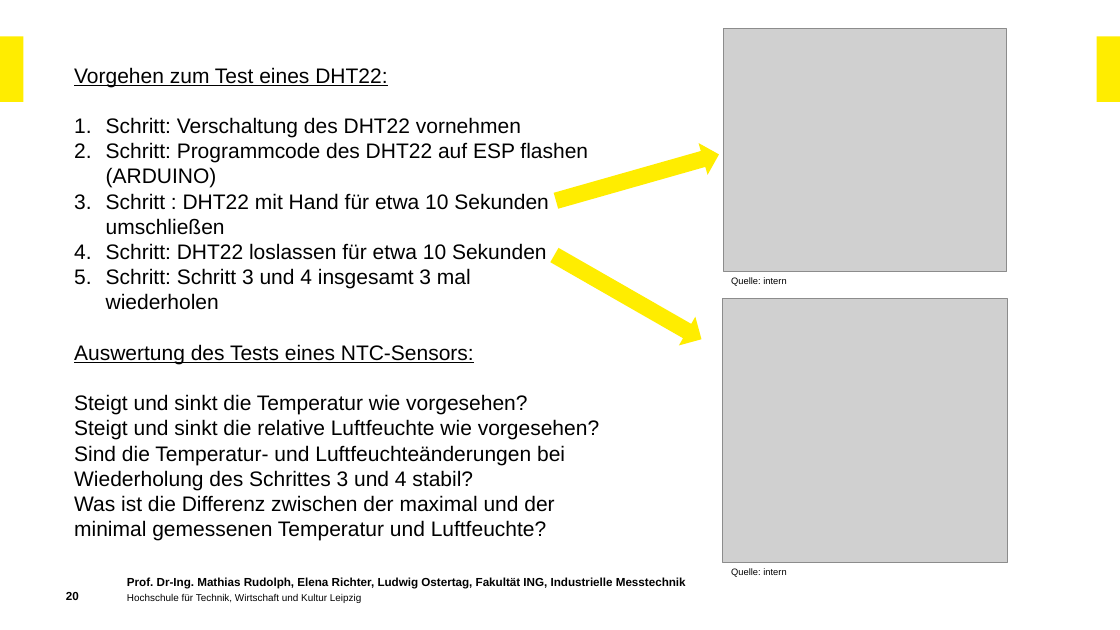
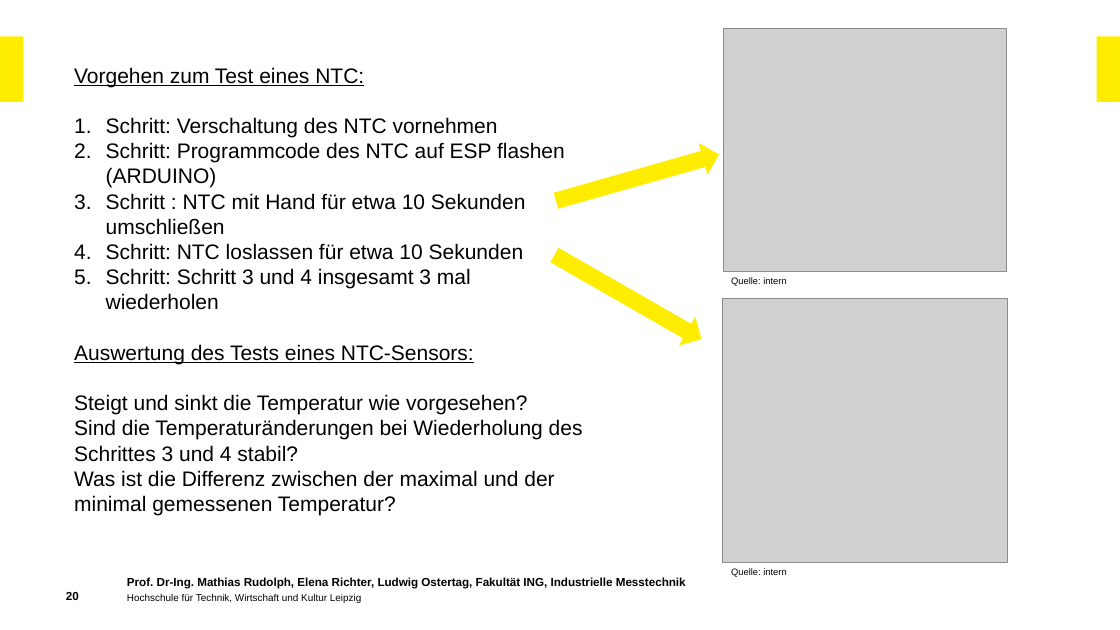
Before and after one commit to ElenaRichter99/RenewableSkills_Online-Materialien_Agri-PV_Sensorik, a slide deck: slide 20 of 2_Sensorik/2.2_Temperatursensoren/2.2_Temperatursensoren.pptx. Drawn at 1120x630 pixels with LibreOffice and Linux fonts; fonts in the diff are those of the drawing; grey boxes stand for pictures; background and template pictures are left out. Boxes give left, top, right and bottom in pixels: in the first picture for what was removed or moved away, otherwise in the second. Text is boxed around its words. In the diff, an @@ line names an element or a change of style, - is before the commit and + after.

```diff
--- a/2_Sensorik/2.2_Temperatursensoren/2.2_Temperatursensoren.pptx
+++ b/2_Sensorik/2.2_Temperatursensoren/2.2_Temperatursensoren.pptx
@@ text at <box>74,67,565,260</box>: text changed @@
-Vorgehen zum Test eines DHT22:
-1. Schritt: Verschaltung des DHT22 vornehmen
-2. Schritt: Programmcode des DHT22 auf ESP flashen (ARDUINO)
-3. Schritt : DHT22 mit Hand für etwa 10 Sekunden umschließen
-4. Schritt: DHT22 loslassen für etwa 10 Sekunden
+Vorgehen zum Test eines NTC:
+1. Schritt: Verschaltung des NTC vornehmen
+2. Schritt: Programmcode des NTC auf ESP flashen (ARDUINO)
+3. Schritt : NTC mit Hand für etwa 10 Sekunden umschließen
+4. Schritt: NTC loslassen für etwa 10 Sekunden
@@ text at <box>74,419,583,516</box>: text changed @@
-Steigt und sinkt die relative Luftfeuchte wie vorgesehen?
-Sind die Temperatur- und Luftfeuchteänderungen bei Wiederholung des Schrittes 3 und 4 stabil?
-Was ist die Differenz zwischen der maximal und der minimal gemessenen Temperatur und Luftfeuchte?
+Sind die Temperaturänderungen bei Wiederholung des Schrittes 3 und 4 stabil?
+Was ist die Differenz zwischen der maximal und der minimal gemessenen Temperatur?
```
Also in this commit, not shown: 5 other files.
